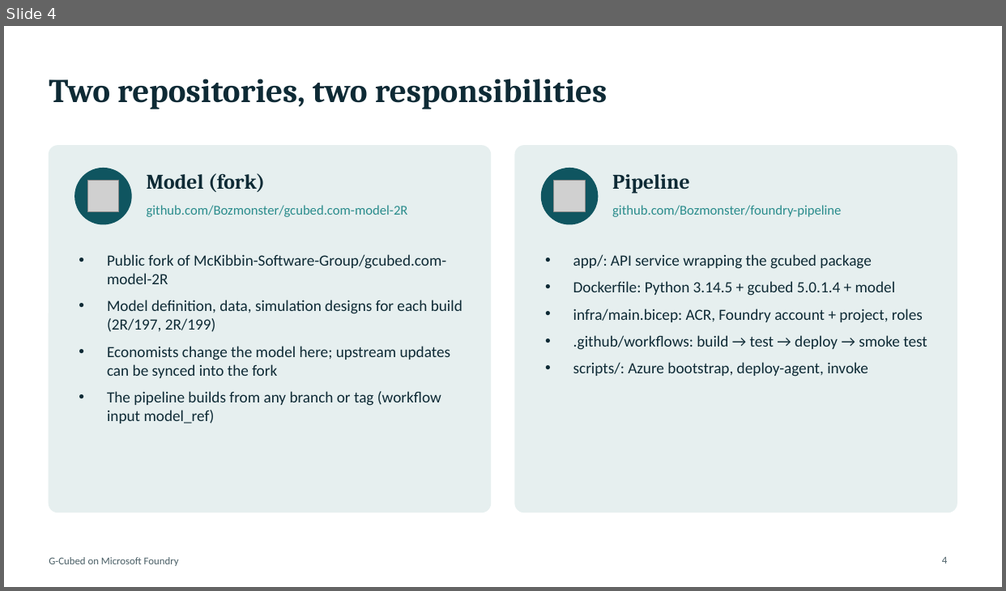
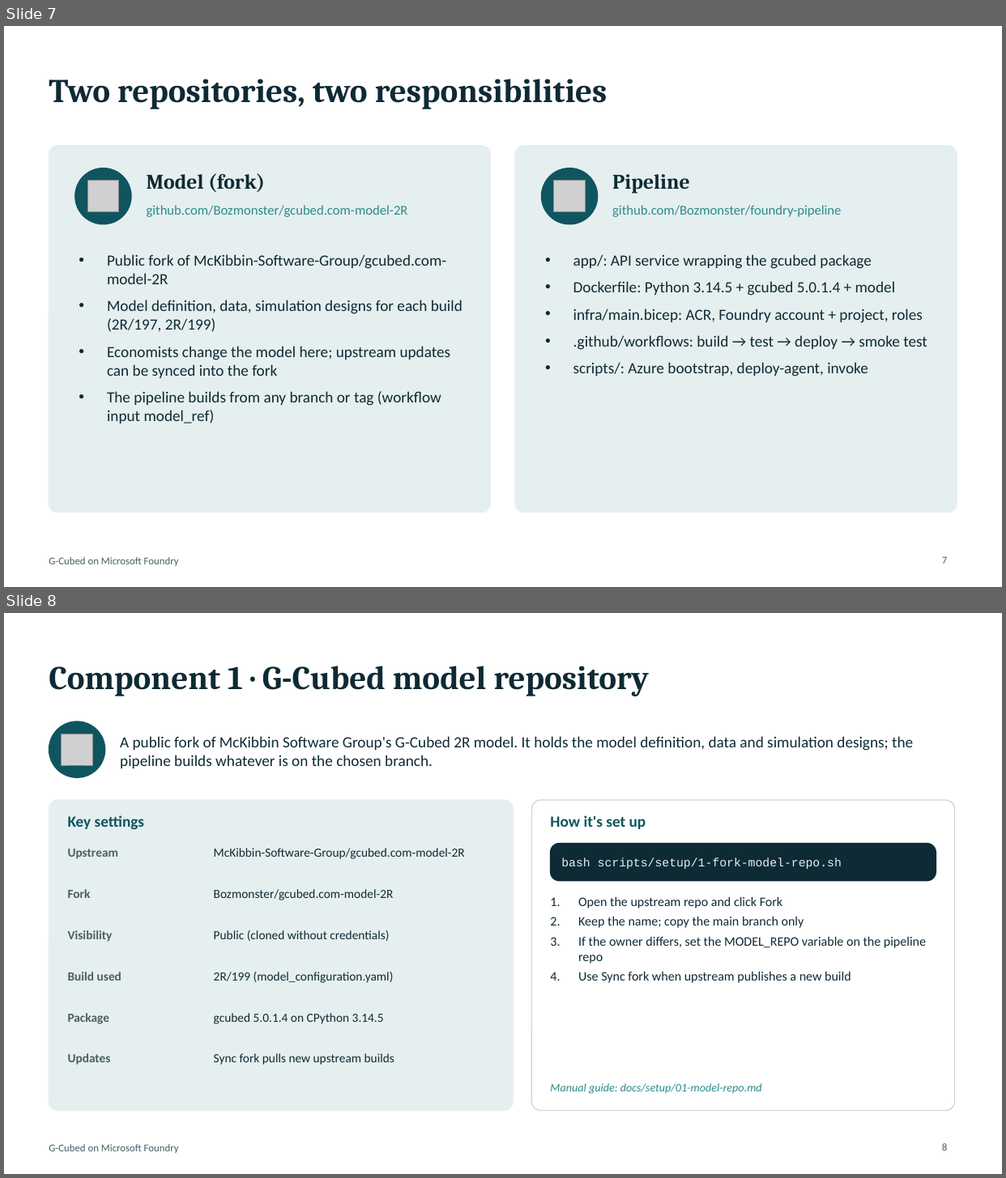
Before and after one commit to Bozmonster/foundry-pipeline, a slide deck: docs/gcubed-foundry-pipeline.pptx. Shown one above the other, each under a label of ours: slide 4 before the commit, slides 7 and 8 after it. The pictures are 1006x591 and 1006x1178 pixels, drawn with LibreOffice and Linux fonts; fonts in the diff are those of the drawing; grey boxes stand for pictures. Boxes give left, top, right and bottom in pixels: in the first picture for what was removed or moved away, otherwise in the second. Text is boxed around its words. In the diff, an @@ line names an element or a change of style, - is before the commit and + after.

Commit message:
Setup kit: interactive scripts + illustrated guides; HTML report API option

```diff
--- a/docs/gcubed-foundry-pipeline.pptx
+++ b/docs/gcubed-foundry-pipeline.pptx
@@ slide 8 added at (4,613,1002,1174), background #FFFFFF; not listed: 1 template element that a slide beside it also shows @@
@@ title added at (49,666,650,696), 32 pt, text #0E2A35, bold @@
+Component 1 · G-Cubed model repository
@@ ellipse added at (49,722,105,777), fill #0F5560, outline #0F5560 1 pt @@
@@ picture added at (62,734,93,765) @@
@@ text added at (120,736,913,769), 15 pt, text #0E2A35 @@
+A public fork of McKibbin Software Group's G-Cubed 2R model. It holds the model definition, data and simulation designs; the pipeline builds whatever is on the chosen branch.
@@ rounded rectangle added at (49,800,513,1111), fill #E6EFEF, outline #E6EFEF 1 pt @@
@@ rounded rectangle added at (532,800,955,1111), fill #FFFFFF, outline #C9D8D8 1 pt @@
@@ text added at (68,815,145,830), 15 pt, text #0F5560, bold @@
+Key settings
@@ text added at (550,815,646,829), 15 pt, text #0F5560, bold @@
+How it's set up
@@ text added at (68,849,119,859), 12 pt, text #4A5F66, bold @@
+Upstream
@@ text added at (214,848,465,859), 12 pt, text #0E2A35 @@
+McKibbin-Software-Group/gcubed.com-model-2R
@@ rounded rectangle added at (551,844,936,881), fill #0E2A35, outline #0E2A35 1 pt @@
@@ text added at (561,858,842,869), 11.5 pt, text #E6EFEF @@
+bash scripts/setup/1-fork-model-repo.sh
@@ text added at (68,889,91,898), 12 pt, text #4A5F66, bold @@
+Fork
@@ text added at (214,889,394,901), 12 pt, text #0E2A35 @@
+Bozmonster/gcubed.com-model-2R
@@ text added at (578,897,926,983), 12.5 pt, text #0E2A35 @@
+1. Open the upstream repo and click Fork
+2. Keep the name; copy the main branch only
+3. If the owner differs, set the MODEL_REPO variable on the pipeline repo
+4. Use Sync fork when upstream publishes a new build
@@ text added at (68,931,113,942), 12 pt, text #4A5F66, bold @@
+Visibility
@@ text added at (214,931,389,941), 12 pt, text #0E2A35 @@
+Public (cloned without credentials)
@@ text added at (68,972,121,981), 12 pt, text #4A5F66, bold @@
+Build used
@@ text added at (214,972,394,983), 12 pt, text #0E2A35 @@
+2R/199 (model_configuration.yaml)
@@ text added at (68,1013,110,1024), 12 pt, text #4A5F66, bold @@
+Package
@@ text added at (214,1013,384,1024), 12 pt, text #0E2A35 @@
+gcubed 5.0.1.4 on CPython 3.14.5
@@ text added at (68,1054,111,1065), 12 pt, text #4A5F66, bold @@
+Updates
@@ text added at (214,1054,394,1065), 12 pt, text #0E2A35 @@
+Sync fork pulls new upstream builds
@@ text added at (550,1084,762,1094), 11 pt, text #2A8C8C, italic @@
+Manual guide: docs/setup/01-model-repo.md
@@ page number added at (942,1144,947,1151), 10 pt, text #4A5F66 @@
+8
@@ what was slide 4 is now slide 7 @@
@@ page number at (942,557,947,564): text changed @@
-4
+7
```
Also in this commit, not shown: 5 slides changed, 14 other slides added, 31 other files.
